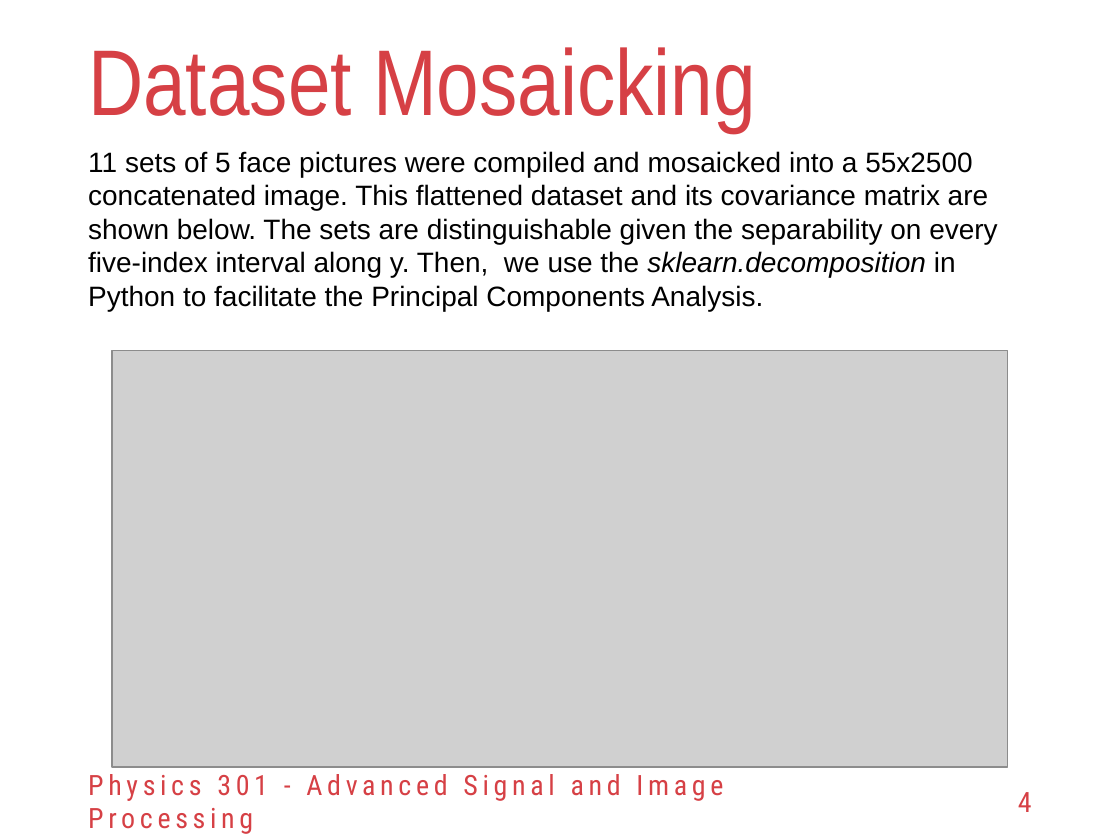
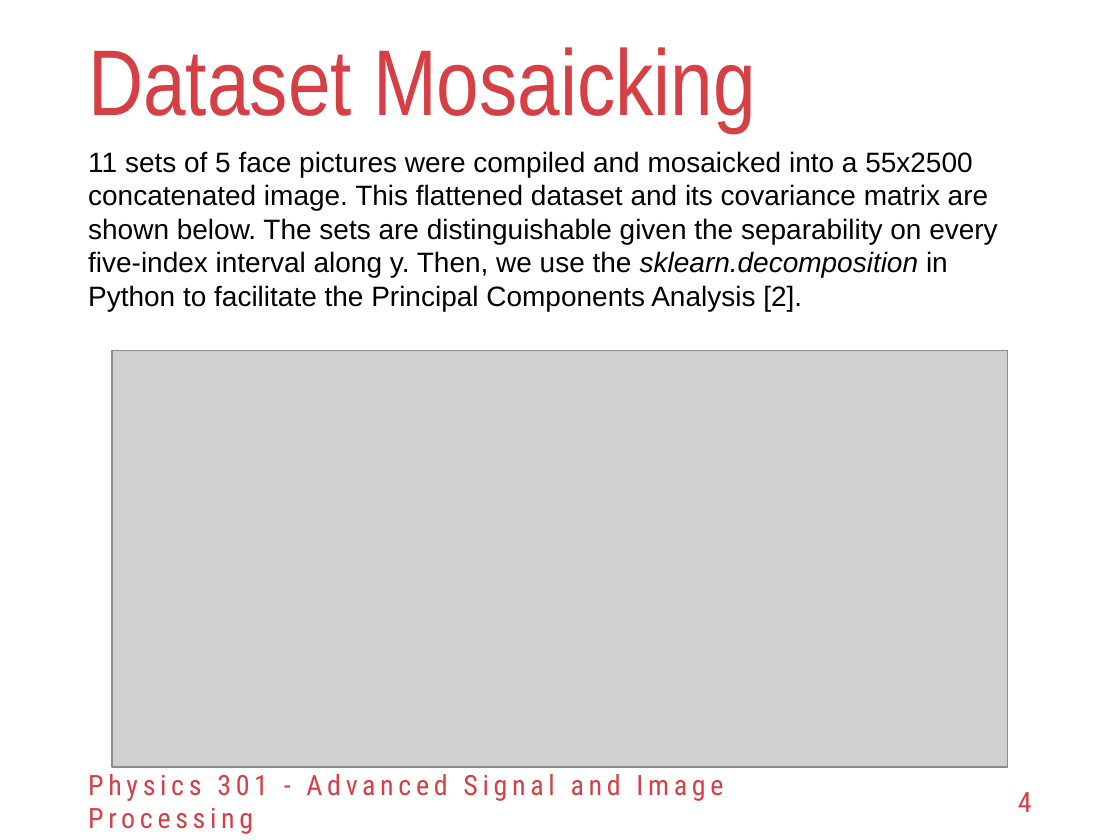
Before and after one commit to reneprincipejr/Physics-301, a slide deck: slide 4 of 03 PCA for Compression/Activity 3 - PCA for Compression.pptx. Drawn at 1120x840 pixels with LibreOffice and Linux fonts; fonts in the diff are those of the drawing; grey boxes stand for pictures; background and template pictures are left out. Boxes give left, top, right and bottom in pixels: in the first picture for what was removed or moved away, otherwise in the second. Text is boxed around its words. In the diff, an @@ line names an element or a change of style, - is before the commit and + after.

```diff
--- a/03 PCA for Compression/Activity 3 - PCA for Compression.pptx
+++ b/03 PCA for Compression/Activity 3 - PCA for Compression.pptx
@@ text at <box>88,151,997,311</box>: text changed @@
-11 sets of 5 face pictures were compiled and mosaicked into a 55x2500 concatenated image. This flattened dataset and its covariance matrix are shown below. The sets are distinguishable given the separability on every five-index interval along y. Then, we use the sklearn.decomposition in Python to facilitate the Principal Components Analysis.
+11 sets of 5 face pictures were compiled and mosaicked into a 55x2500 concatenated image. This flattened dataset and its covariance matrix are shown below. The sets are distinguishable given the separability on every five-index interval along y. Then, we use the sklearn.decomposition in Python to facilitate the Principal Components Analysis [2].
```
Also in this commit, not shown: 5 other slides changed, 1 slide added, 2 slides removed, 7 other files.
